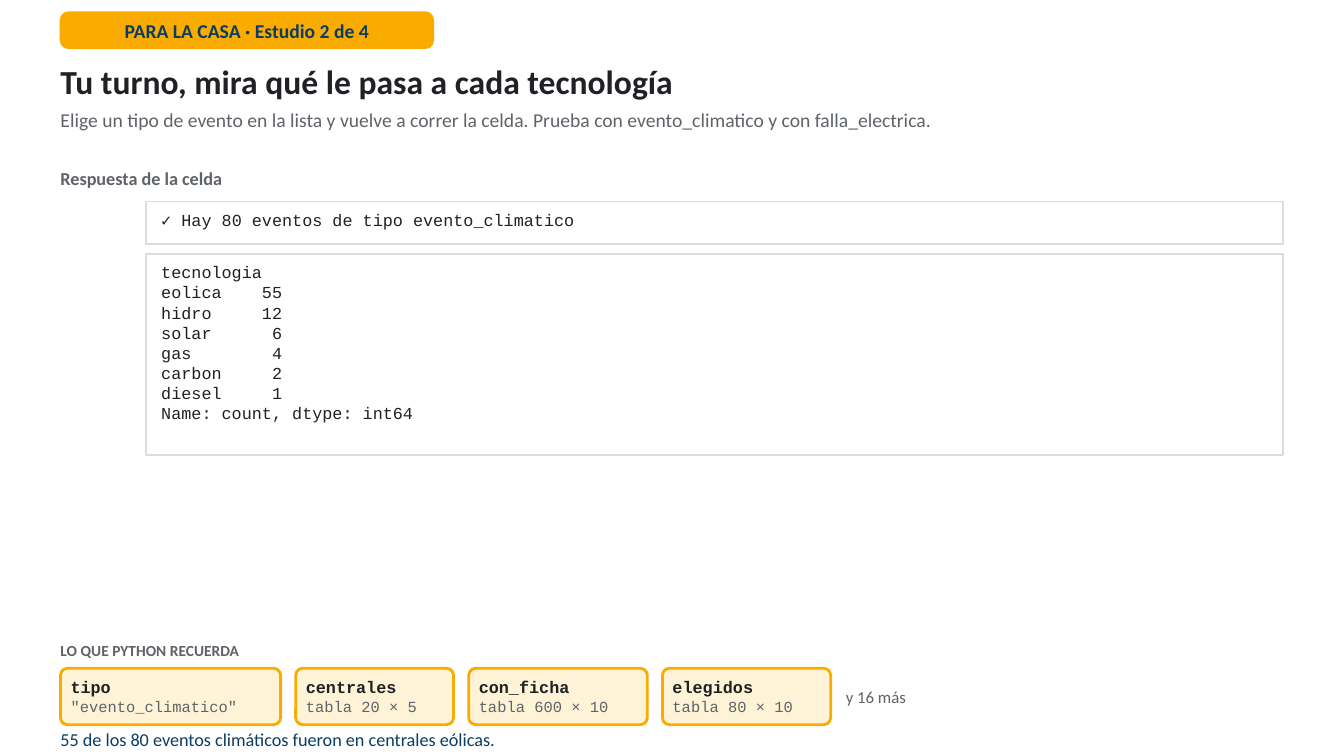
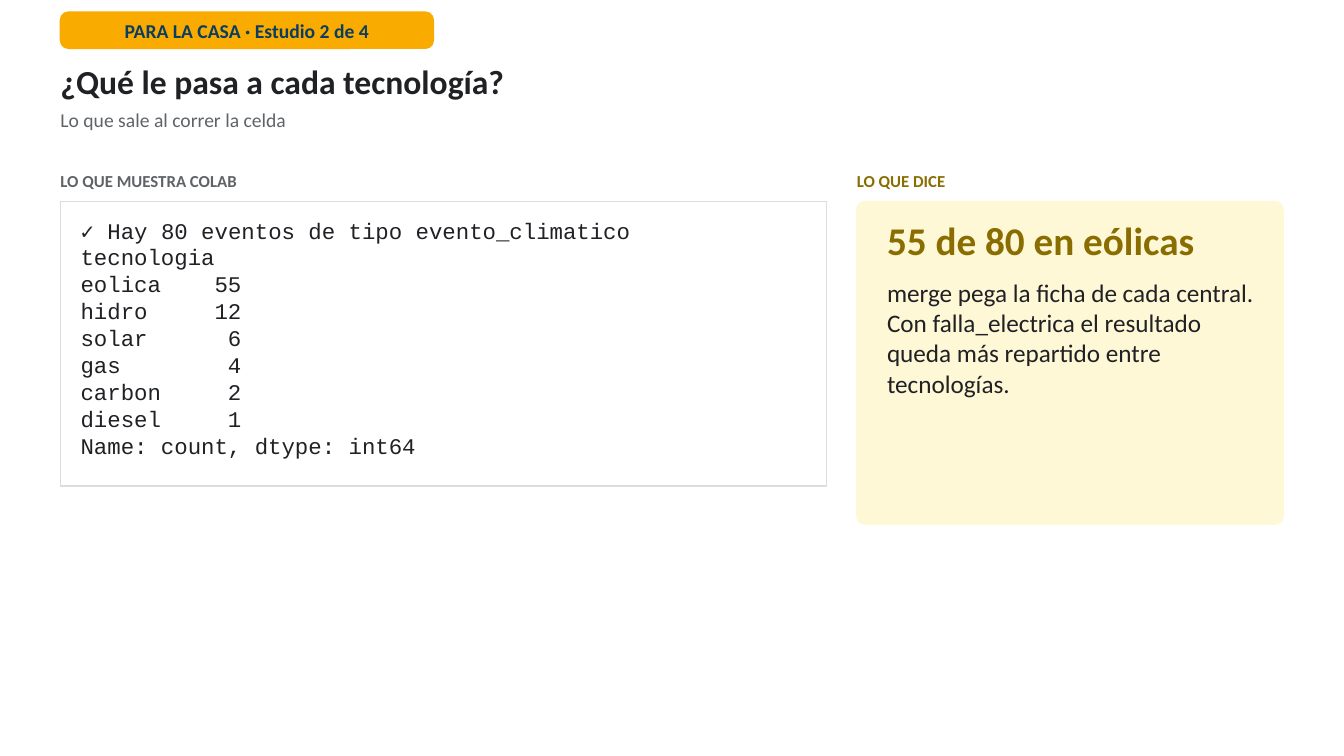
Before and after one commit to RodrigoMSB/curso-python-minergia, a slide deck: slide 37 of presentaciones/Simulador_Lab04_guiado.pptx (slide 52 before the commit). Drawn at 1344x756 pixels with LibreOffice and Linux fonts; fonts in the diff are those of the drawing. Boxes give left, top, right and bottom in pixels: in the first picture for what was removed or moved away, otherwise in the second. Text is boxed around its words. In the diff, an @@ line names an element or a change of style, - is before the commit and + after.

```diff
--- a/presentaciones/Simulador_Lab04_guiado.pptx
+++ b/presentaciones/Simulador_Lab04_guiado.pptx
@@ text at (x1=60, y1=70, x2=504, y2=100): text changed @@
-Tu turno, mira qué le pasa a cada tecnología
+¿Qué le pasa a cada tecnología?
@@ text at (x1=60, y1=113, x2=286, y2=130): text changed @@
-Elige un tipo de evento en la lista y vuelve a correr la celda. Prueba con evento_climatico y con falla_electrica.
+Lo que sale al correr la celda
@@ text at (x1=60, y1=176, x2=237, y2=189): text changed; size 13 to 12 pt @@
-Respuesta de la celda
+LO QUE MUESTRA COLAB
@@ text added at (x1=857, y1=176, x2=945, y2=189), 12 pt, text #8A6D00, bold @@
+LO QUE DICE
@@ rectangle resized from (x1=146, y1=254, x2=1284, y2=456) to (x1=60, y1=202, x2=827, y2=486) @@
@@ rectangle removed at (x1=146, y1=202, x2=1284, y2=244) @@
@@ rounded rectangle added at (x1=857, y1=202, x2=1284, y2=524), fill #FFF8D6, outline #FFF8D6 1 pt @@
@@ text "✓ Hay 80 eventos de ..." moved from (x1=161, y1=266, x2=413, y2=423) to (x1=81, y1=222, x2=630, y2=459) @@
@@ text at (x1=107, y1=222, x2=630, y2=244): paragraph added @@
+✓ Hay 80 eventos de tipo evento_climatico
@@ text removed at (x1=181, y1=214, x2=574, y2=230) @@
-✓ Hay 80 eventos de tipo evento_climatico
@@ text added at (x1=887, y1=227, x2=1253, y2=398), 18 pt, text #202124 @@
+55 de 80 en eólicas
+merge pega la ficha de cada central. Con falla_electrica el resultado queda más repartido entre tecnologías.
@@ text at (x1=81, y1=249, x2=416, y2=459): size 12 to 16 pt in "tecnologia", "eolica 55", "hidro 12", "solar 6" and 4 more places @@
@@ text removed at (x1=60, y1=646, x2=239, y2=658) @@
-LO QUE PYTHON RECUERDA
@@ rounded rectangle removed at (x1=60, y1=668, x2=280, y2=725) @@
@@ text removed at (x1=71, y1=681, x2=238, y2=714) @@
-tipo
-"evento_climatico"
@@ rounded rectangle removed at (x1=295, y1=668, x2=454, y2=725) @@
@@ text removed at (x1=306, y1=681, x2=417, y2=712) @@
-centrales
-tabla 20 × 5
@@ rounded rectangle removed at (x1=469, y1=668, x2=647, y2=725) @@
@@ text removed at (x1=479, y1=681, x2=609, y2=712) @@
-con_ficha
-tabla 600 × 10
@@ rounded rectangle removed at (x1=662, y1=668, x2=831, y2=725) @@
@@ text removed at (x1=672, y1=681, x2=793, y2=712) @@
-elegidos
-tabla 80 × 10
@@ text removed at (x1=846, y1=691, x2=906, y2=706) @@
-y 16 más
@@ text removed at (x1=60, y1=733, x2=495, y2=746) @@
-55 de los 80 eventos climáticos fueron en centrales eólicas.
```
Also in this commit, not shown: 29 other slides changed, 14 slides added, 45 slides removed.
